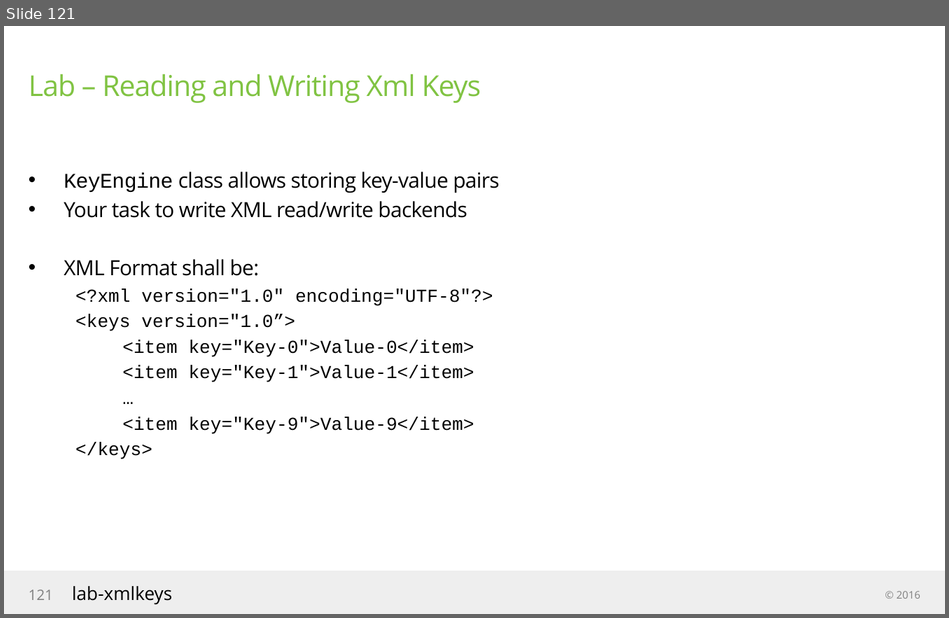
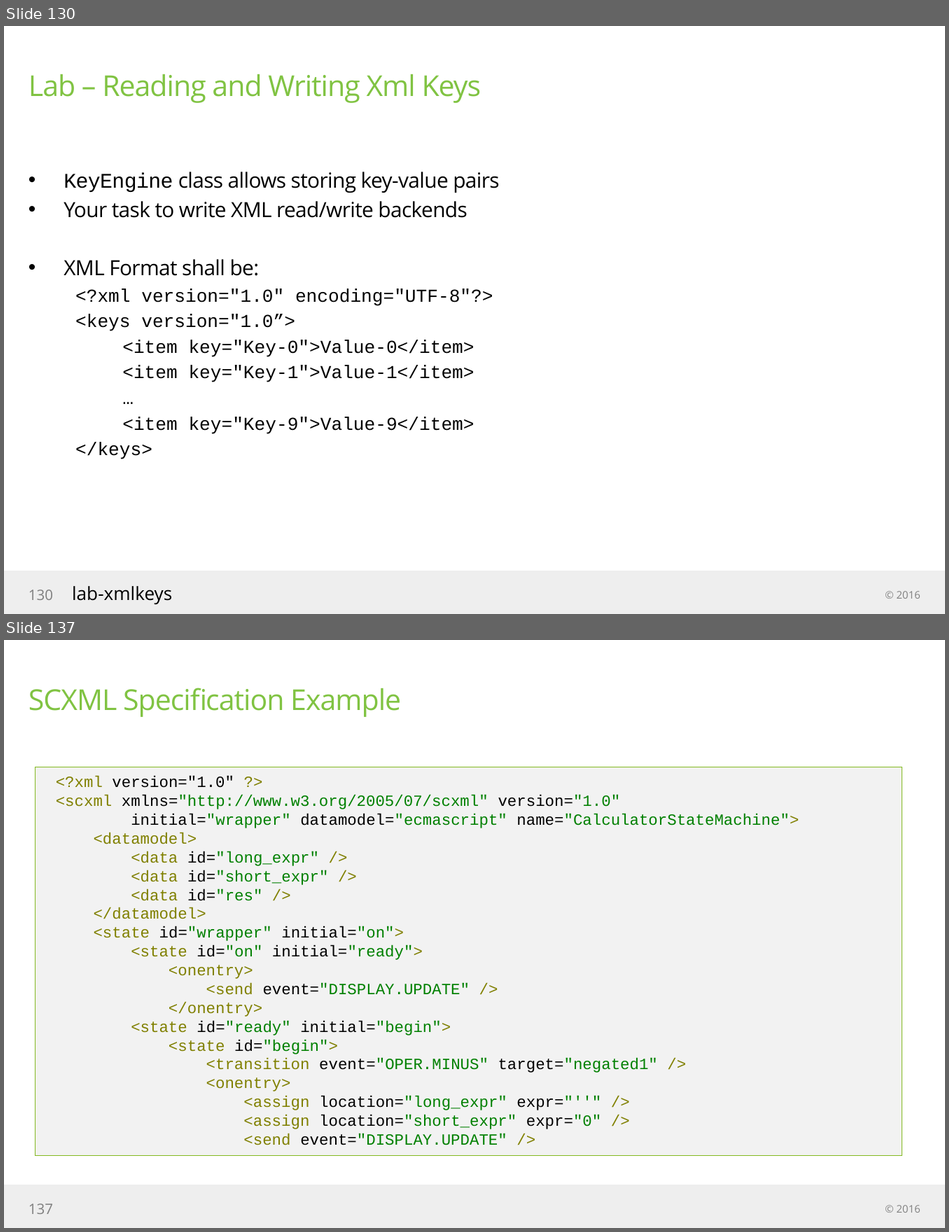
Before and after one commit to jigneshBadrakhiya/training-material, a slide deck: engine/docs/engine edition slideware.pptx. Shown one above the other, each under a label of ours: slide 121 before the commit, slides 130 and 137 after it; the slides between them are not shown. The pictures are 949x618 and 949x1232 pixels, drawn with LibreOffice and Linux fonts; fonts in the diff are those of the drawing. Boxes give left, top, right and bottom in pixels: in the first picture for what was removed or moved away, otherwise in the second. Text is boxed around its words. In the diff, an @@ line names an element or a change of style, - is before the commit and + after.

Commit message:
Qt Speech and SCXML added

```diff
--- a/engine/docs/engine edition slideware.pptx
+++ b/engine/docs/engine edition slideware.pptx
@@ slide 137 added at [4, 640, 945, 1228], background #FFFFFF; not listed: 1 template element that a slide beside it also shows @@
@@ title added at [28, 688, 401, 717], 22 pt, text #80C342 @@
+SCXML Specification Example
@@ rectangle added at [35, 767, 901, 1156], fill #F2F2F2, outline #83B921 0.75 pt, 12 pt, text #008000 @@
+<?xml version="1.0" ?>
+<scxml xmlns="http://www.w3.org/2005/07/scxml" version="1.0"
+initial="wrapper" datamodel="ecmascript" name="CalculatorStateMachine">
+<datamodel>
+<data id="long_expr" />
+<data id="short_expr" />
+<data id="res" />
+</datamodel>
+<state id="wrapper" initial="on">
+<state id="on" initial="ready">
+<onentry>
+<send event="DISPLAY.UPDATE" />
+</onentry>
+<state id="ready" initial="begin">
+<state id="begin">
+<transition event="OPER.MINUS" target="negated1" />
+<onentry>
+<assign location="long_expr" expr="''" />
+<assign location="short_expr" expr="0" />
+<send event="DISPLAY.UPDATE" />
@@ page number added at [28, 1204, 53, 1214], 11 pt, text #7F7F7F @@
+137
@@ text added at [896, 1205, 920, 1213], 8 pt, text #808080 @@
+© 2016
@@ what was slide 121 is now slide 130 @@
@@ page number at [28, 590, 53, 600]: text changed @@
-121
+130
```
Also in this commit, not shown: 12 slides changed, 25 other slides added.
